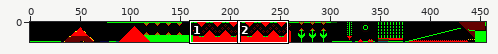
Two versions of one sprite sheet, src/lx/ledgeo/maps/Level5.png. Above: a wide view before the commit, with the close-up outlined.
Close-up. Before:
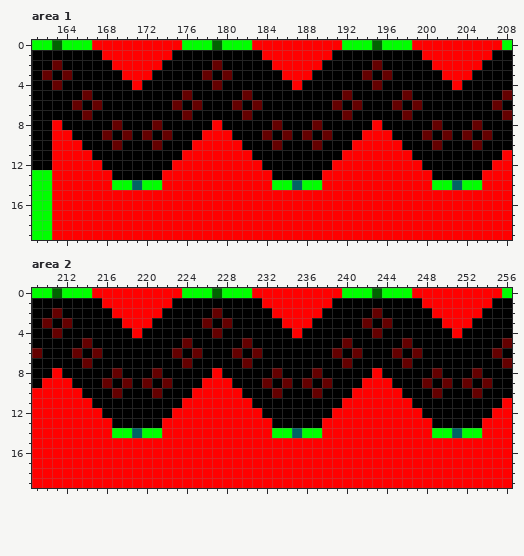
The file is 456x20 pixels. Shown: area 1: x 161..208, y 0..19; area 2: x 209..256, y 0..19.
Now the later version:
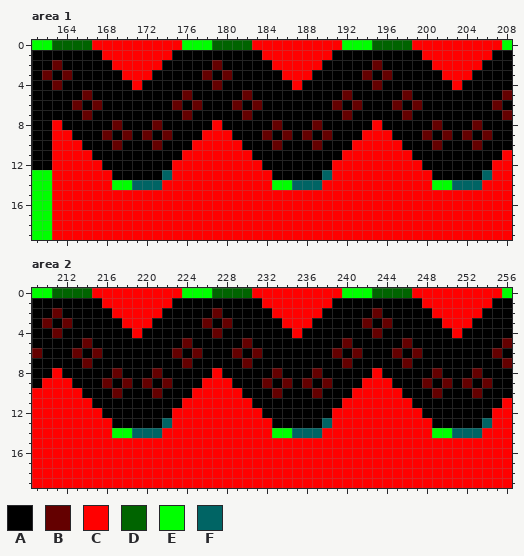
Palette (. is transparent): A #000000  B #640000  C #ff0000  D #006400  E #00ff00  F #006464
The exact change:
{"where": "area 1"}
{"y":0,"x":164,"old":"EEE","new":"DDD"}
{"y":0,"x":180,"old":"EEE","new":"DDD"}
{"y":0,"x":196,"old":"EEE","new":"DDD"}
{"y":13,"x":174,"old":"C","new":"F"}
{"y":13,"x":190,"old":"C","new":"F"}
{"y":13,"x":206,"old":"C","new":"F"}
{"y":14,"x":172,"old":"EE","new":"FF"}
{"y":14,"x":188,"old":"EE","new":"FF"}
{"y":14,"x":204,"old":"EE","new":"FF"}
{"where": "area 2"}
{"y":0,"x":212,"old":"EEE","new":"DDD"}
{"y":0,"x":228,"old":"EEE","new":"DDD"}
{"y":0,"x":244,"old":"EEE","new":"DDD"}
{"y":13,"x":222,"old":"C","new":"F"}
{"y":13,"x":238,"old":"C","new":"F"}
{"y":13,"x":254,"old":"C","new":"F"}
{"y":14,"x":220,"old":"EE","new":"FF"}
{"y":14,"x":236,"old":"EE","new":"FF"}
{"y":14,"x":252,"old":"EE","new":"FF"}
